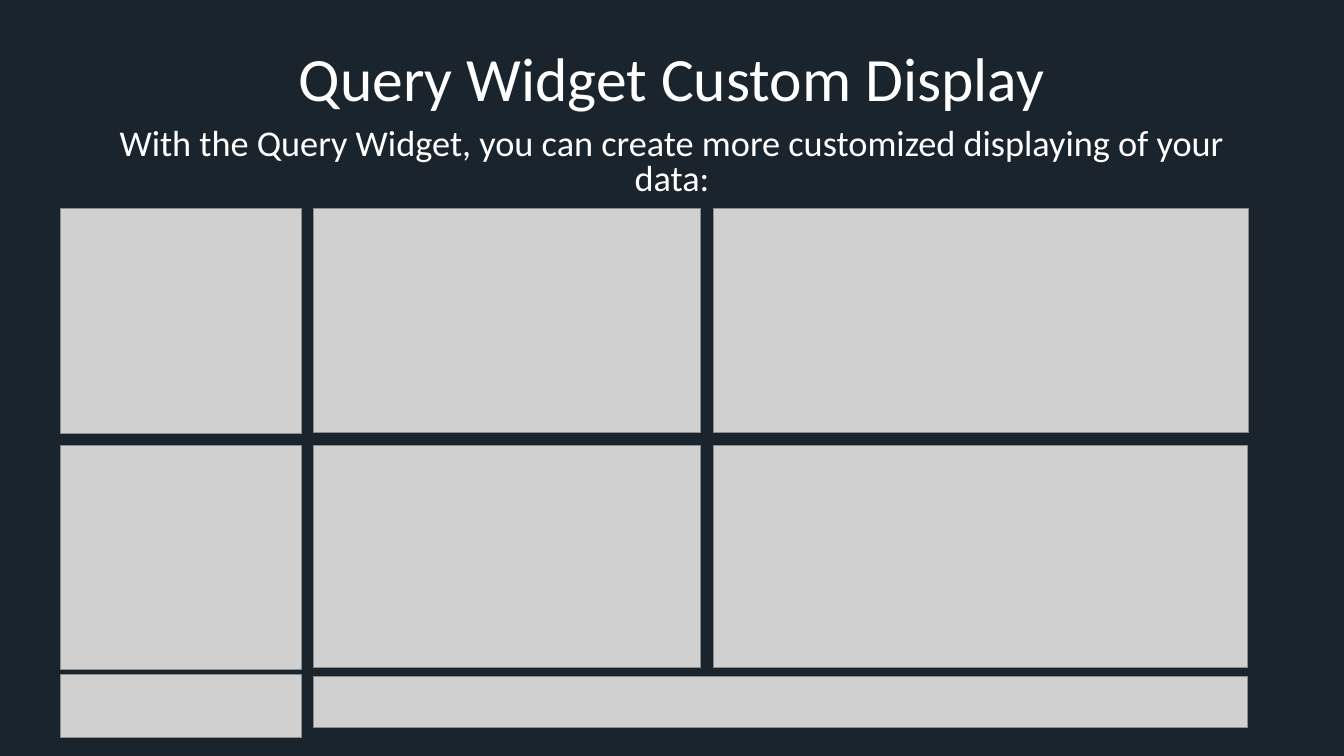
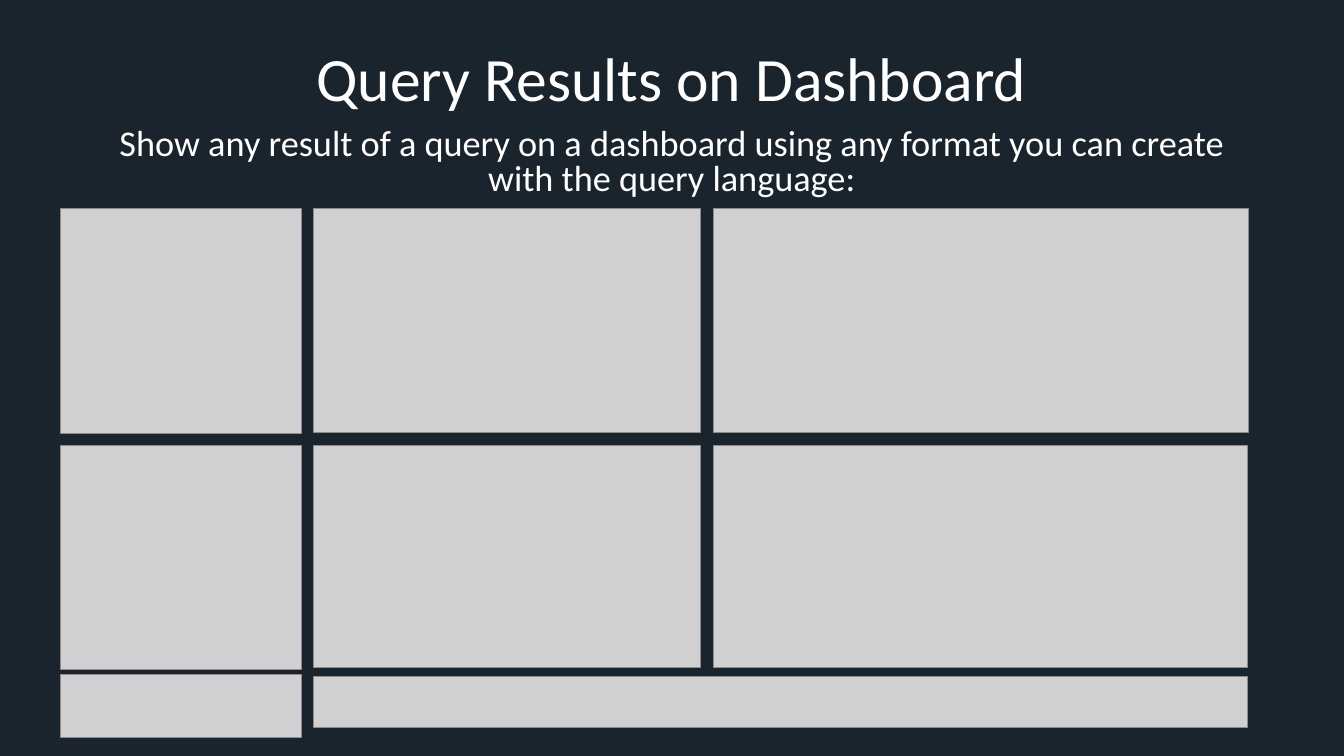
Before and after one commit to xresch/CoreFramework, a slide deck: slide 16 of docs/CFW_Features.pptx (slide 13 before the commit). Drawn at 1344x756 pixels with LibreOffice and Linux fonts; fonts in the diff are those of the drawing; grey boxes stand for pictures. Boxes give left, top, right and bottom in pixels: in the first picture for what was removed or moved away, otherwise in the second. Text is boxed around its words. In the diff, an @@ line names an element or a change of style, - is before the commit and + after.

```diff
--- a/docs/CFW_Features.pptx
+++ b/docs/CFW_Features.pptx
@@ title at (316,58,1026,111): text changed @@
-Query Widget Custom Display
+Query Results on Dashboard
@@ text at (119,130,1223,198): text changed @@
-With the Query Widget, you can create more customized displaying of your data:
+Show any result of a query on a dashboard using any format you can create with the query language:
```
Also in this commit, not shown: 8 other slides changed, 13 slides added, 2 other files.
